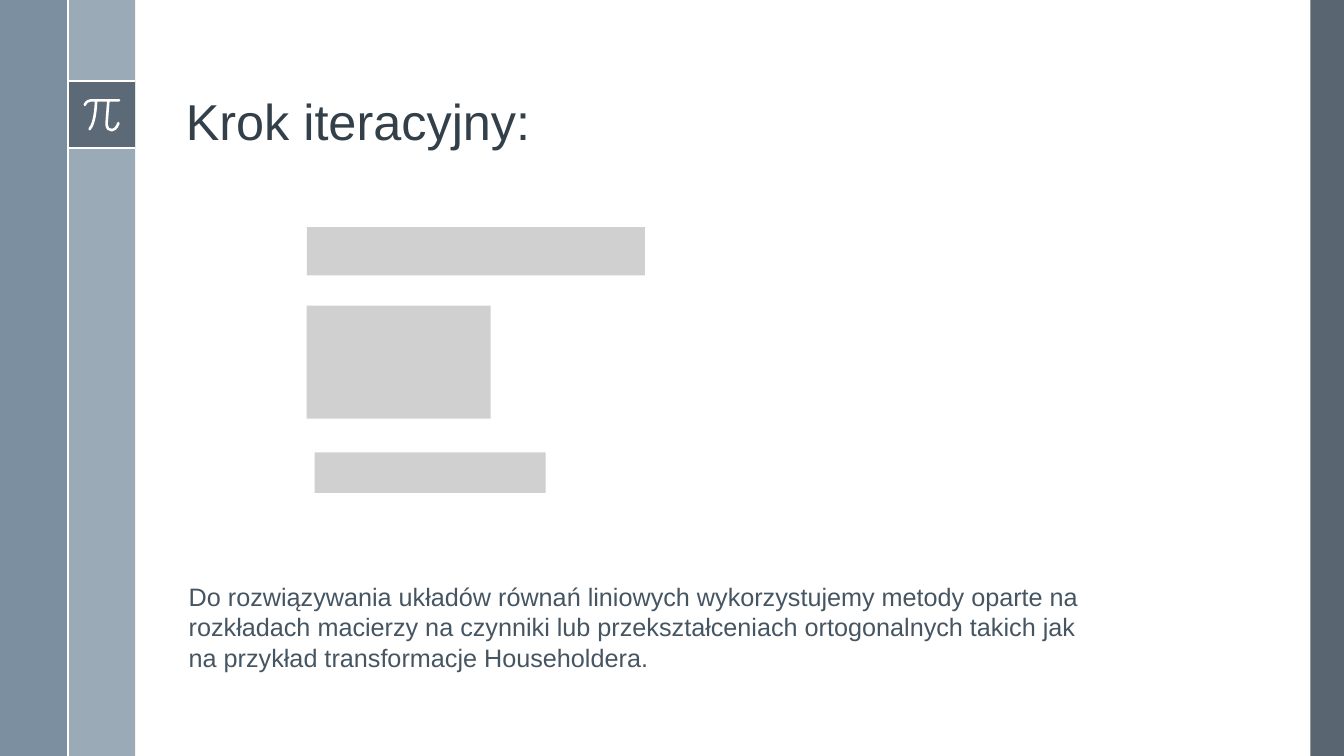
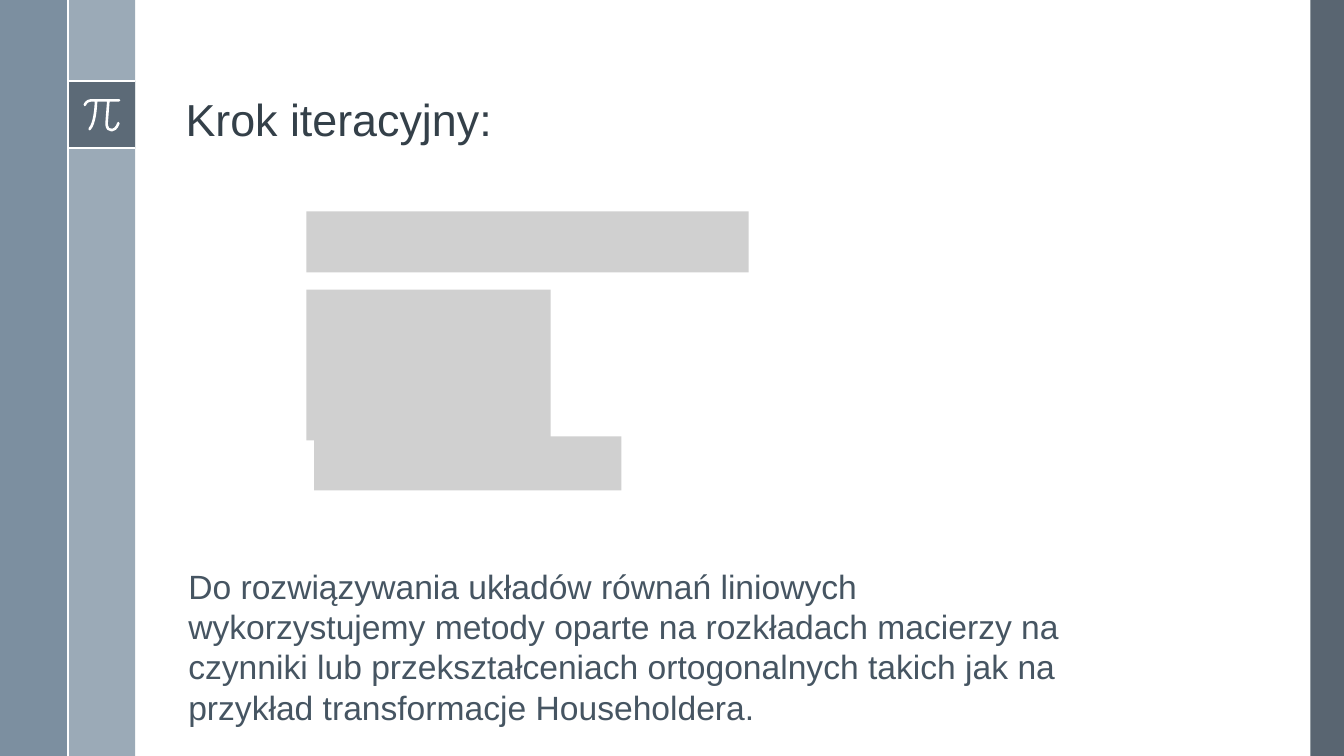
Before and after one commit to adamgracikowski/Numerical-Methods, a slide deck: slide 11 of Project2/Presentation/P2Z20_AGR.pptx. Drawn at 1344x756 pixels with LibreOffice and Linux fonts; fonts in the diff are those of the drawing; grey boxes stand for pictures. Boxes give left, top, right and bottom in pixels: in the first picture for what was removed or moved away, otherwise in the second. Text is boxed around its words. In the diff, an @@ line names an element or a change of style, - is before the commit and + after.

Commit message:
adjust font size and tabulation in presentation in project2

```diff
--- a/Project2/Presentation/P2Z20_AGR.pptx
+++ b/Project2/Presentation/P2Z20_AGR.pptx
@@ title "Krok iteracyjny:" at [186, 103, 492, 145]: size 36 to 32 pt @@
@@ picture: place and size @@
-picture at [307, 227, 644, 275]
+picture at [307, 212, 749, 273]
@@ picture: place and size @@
-picture at [307, 306, 490, 418]
+picture at [307, 289, 551, 441]
@@ picture: place and size @@
-picture at [315, 453, 545, 493]
+picture at [315, 437, 622, 491]
@@ text "Do rozwiązywania układów równań liniowych ...": place and size @@
-text "Do rozwiązywania układów równań liniowych ..." at [189, 587, 1078, 672]
+text "Do rozwiązywania układów równań liniowych ..." at [188, 574, 1058, 727]
@@ text "Do rozwiązywania układów równań liniowych ..." at [188, 574, 1058, 727]: size 18 to 24 pt @@
```
Also in this commit, not shown: 16 other slides changed, 3 slides added.
